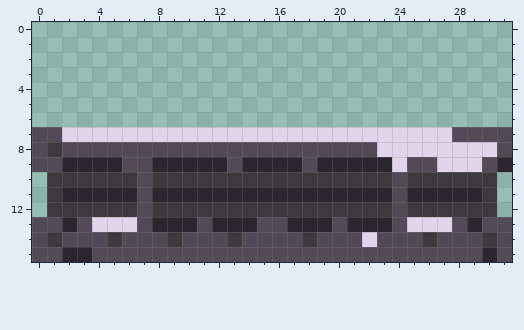
A pixel-art file gets an edit: scenes/horizontally_moving_platform/horizontally_moving_platform.aseprite. Above: the version before the commit.
32x16 pixels, 1 frame. Colours within 5 levels of each other are drawn and written as one.
New version:
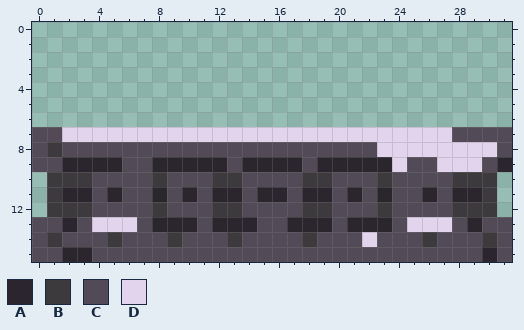
Palette (. is transparent): A #2b262e  B #3c3a3d  C #524b57  D #e3d4ed
Difference:
{"where": "layer \"Layer 3\""}
{"y":10,"x":4,"old":"BBB","new":"CCC"}
{"y":10,"x":9,"old":"BBB","new":"CCC"}
{"y":10,"x":14,"old":"BBBB","new":"CCCC"}
{"y":10,"x":20,"old":"BBB","new":"CCC"}
{"y":10,"x":25,"old":"BBB","new":"CCC"}
{"y":11,"x":4,"old":"A","new":"C"}
{"y":11,"x":6,"old":"A","new":"C"}
{"y":11,"x":9,"old":"A","new":"C"}
{"y":11,"x":11,"old":"A","new":"C"}
{"y":11,"x":14,"old":"A","new":"C"}
{"y":11,"x":17,"old":"A","new":"C"}
{"y":11,"x":20,"old":"A","new":"C"}
{"y":11,"x":22,"old":"A","new":"C"}
{"y":11,"x":25,"old":"A","new":"C"}
{"y":11,"x":27,"old":"A","new":"C"}
{"y":12,"x":4,"old":"BBB","new":"CCC"}
{"y":12,"x":9,"old":"BBB","new":"CCC"}
{"y":12,"x":14,"old":"BBBB","new":"CCCC"}
{"y":12,"x":20,"old":"BBB","new":"CCC"}
{"y":12,"x":25,"old":"BBB","new":"CCC"}
